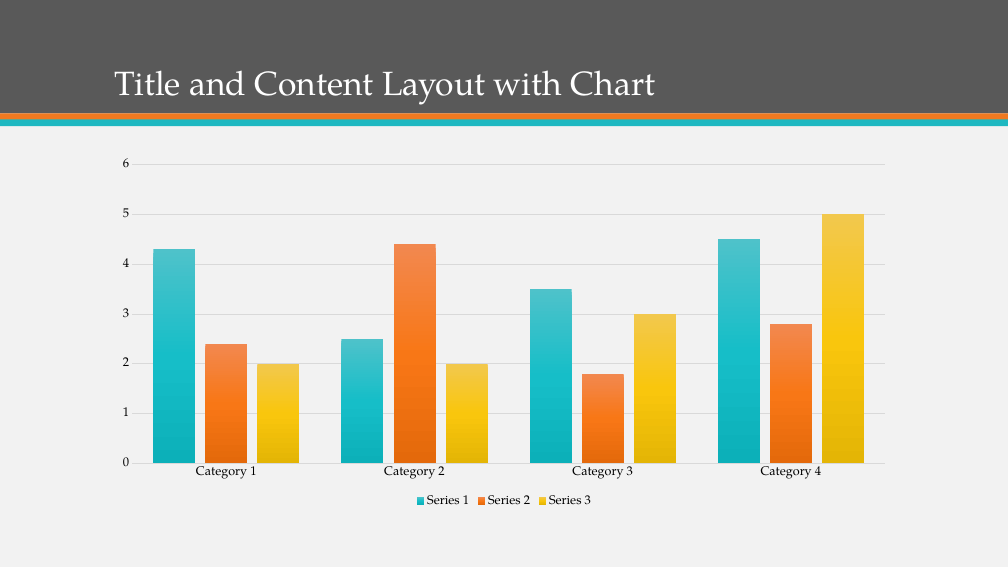
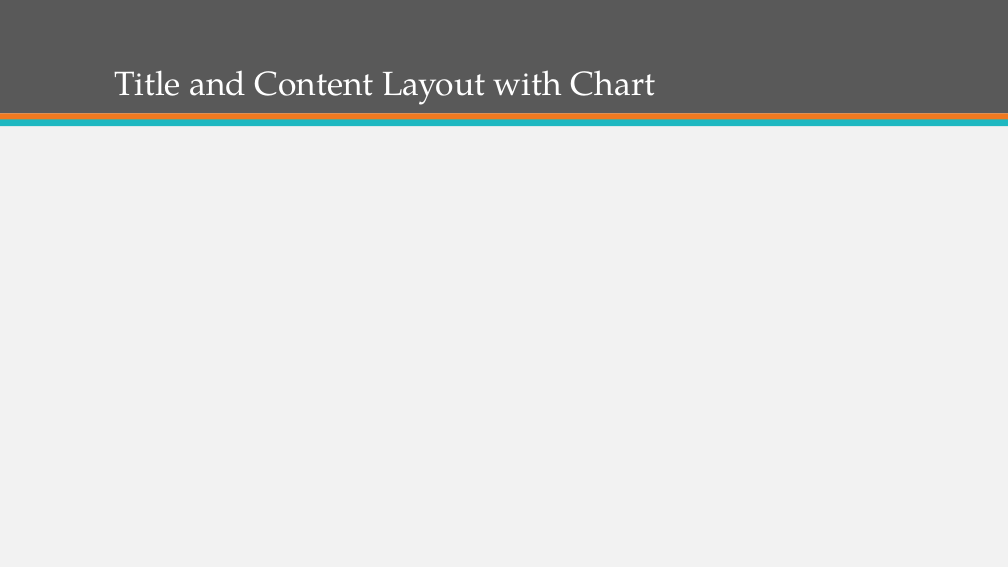
Before and after one commit to ItsGreyedOut/Brewery-Startup, a slide deck: slide 11 of presentation.pptx. Drawn at 1008x567 pixels with LibreOffice and Linux fonts; fonts in the diff are those of the drawing. Boxes give left, top, right and bottom in pixels: in the first picture for what was removed or moved away, otherwise in the second. Text is boxed around its words. In the diff, an @@ line names an element or a change of style, - is before the commit and + after.

```diff
--- a/presentation.pptx
+++ b/presentation.pptx
@@ column chart removed at (107,151,901,510) @@
-categories: Category 1, Category 2, Category 3, Category 4
-Series 1: 4.3, 2.5, 3.5, 4.5
-Series 2: 2.4, 4.4, 1.8, 2.8
-Series 3: 2, 2, 3, 5
```
Also in this commit, not shown: 4 other slides changed, 4 slides added, 10 slides removed, 2 other files.
